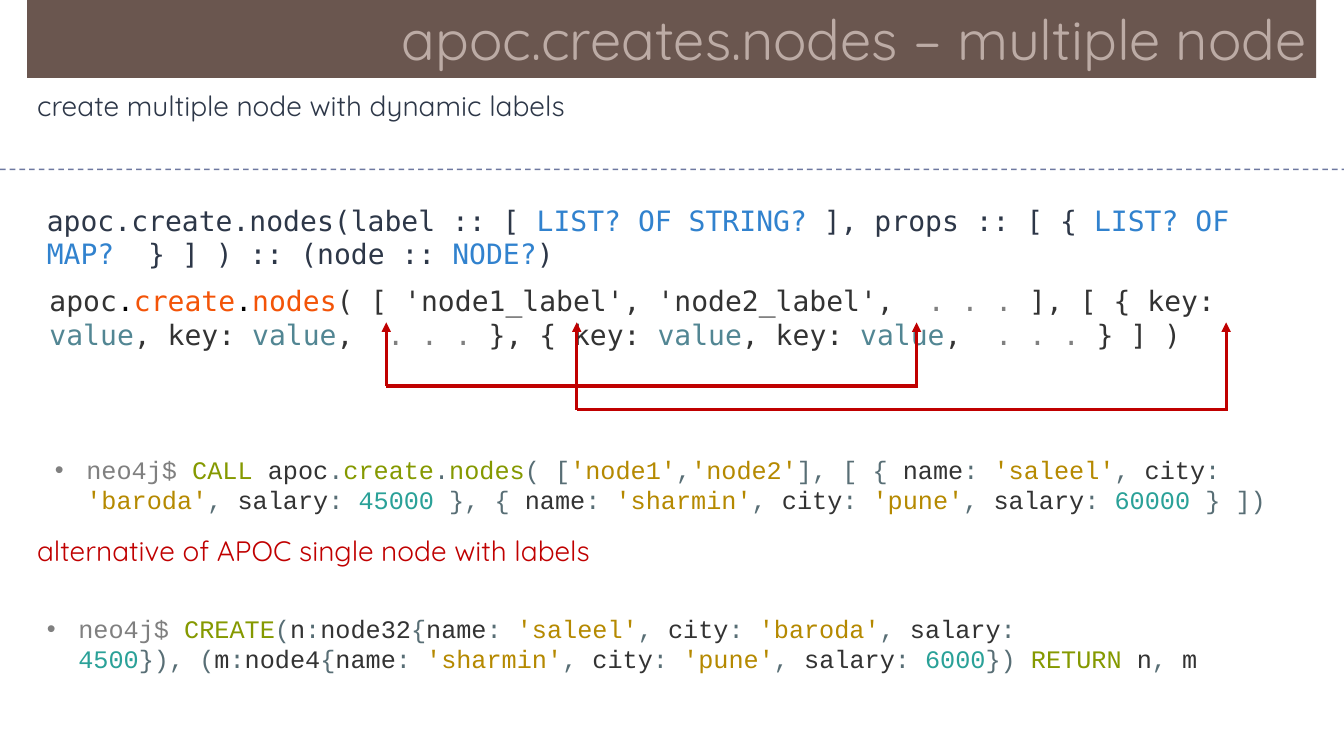
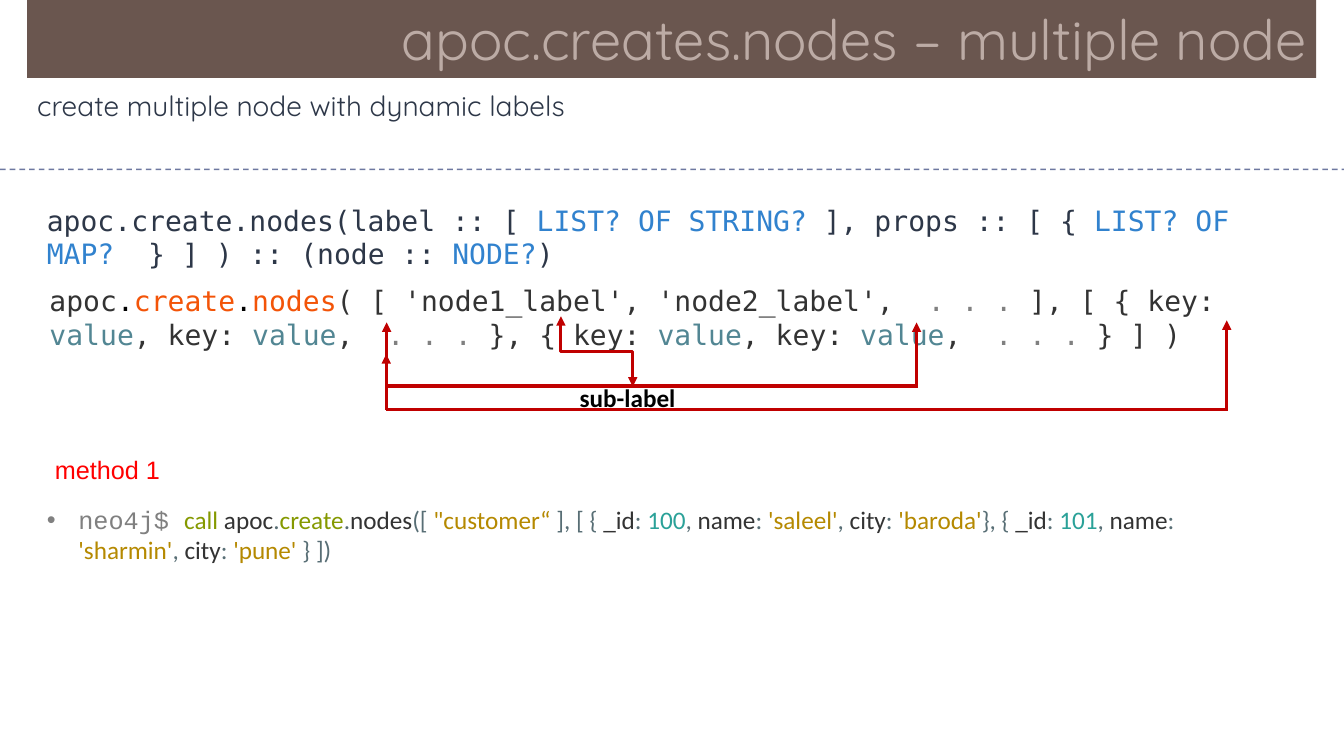
Before and after one commit to Saleel-Bagde/PPT-s, a slide deck: slide 46 of Neo4j.pptx. Drawn at 1344x756 pixels with LibreOffice and Linux fonts; fonts in the diff are those of the drawing. Boxes give left, top, right and bottom in pixels: in the first picture for what was removed or moved away, otherwise in the second. Text is boxed around its words. In the diff, an @@ line names an element or a change of style, - is before the commit and + after.

```diff
--- a/Neo4j.pptx
+++ b/Neo4j.pptx
@@ elbow double arrow added from (561, 317) to (633, 387), #C00000 2.25 pt @@
@@ arrow moved from (577, 323) - (577, 409) to (386, 354) - (386, 409) @@
@@ text added at bbox=[580, 386, 676, 413], 18 pt, text #000000, bold @@
+sub-label
@@ line moved from (577, 409) - (1228, 409) to (386, 409) - (1228, 409) @@
@@ text added at bbox=[55, 460, 160, 480], 18 pt, text #FF0000 @@
+method 1
@@ text at bbox=[78, 511, 1175, 563]: text changed; font Courier New to Calibri @@
-• neo4j$ CALL apoc.create.nodes( ['node1','node2'], [ { name: 'saleel', city: 'baroda', salary: 45000 }, { name: 'sharmin', city: 'pune', salary: 60000 } ])
+• neo4j$ call apoc.create.nodes([ "customer“ ], [ { _id: 100, name: 'saleel', city: 'baroda'}, { _id: 101, name: 'sharmin', city: 'pune' } ])
@@ text removed at bbox=[37, 540, 589, 567] @@
-alternative of APOC single node with labels
@@ text removed at bbox=[78, 619, 1197, 674] @@
-• neo4j$ CREATE(n:node32{name: 'saleel', city: 'baroda', salary: 4500}), (m:node4{name: 'sharmin', city: 'pune', salary: 6000}) RETURN n, m
```
Also in this commit, not shown: 1 slide added.
